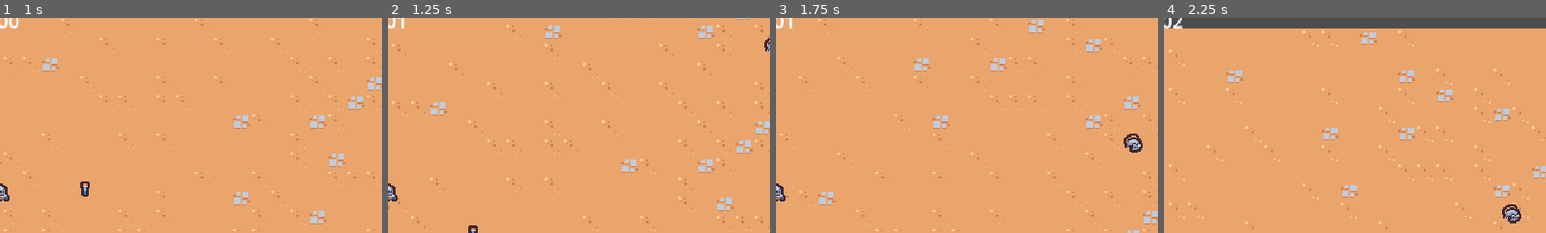
Above: before the commit, frames 1-4 (left to right).
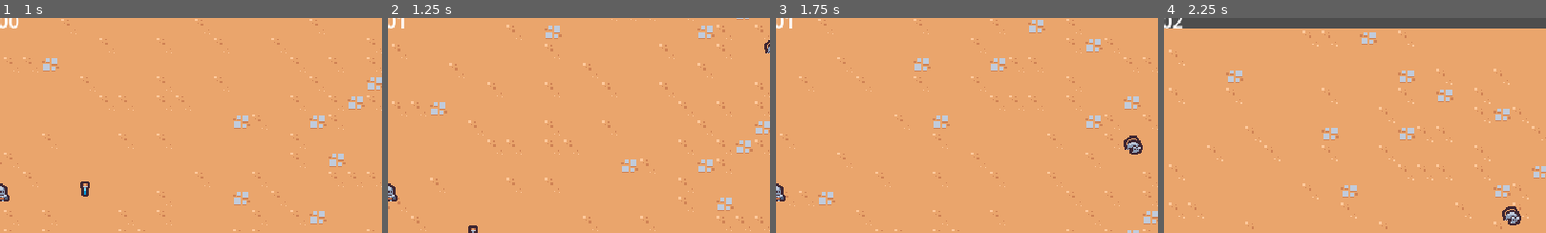
Above: after the commit, the same moments.

Repository: Yrainyw/2D-Survivors
Game: Godot game, scene res://Scenes/Main/Main.tscn
Two runs of this game, one before a commit and one after it. Both use one fixed random seed, a clock stepped at 60 frames per second and the inputs below.
Inputs:
- Up to frame 1 (1 s): hold W (move_up) from 0.53 s (still down)
- Up to frame 2 (1.25 s): keep holding W (move_up)
- Up to frame 3 (1.75 s): keep holding W (move_up)
- Up to frame 4 (2.25 s): release W (move_up) at 2.03 s; hold A (move_left) from 2.03 s (still down)
The pictures show only the part of the screen within x 50-100%, y 5-55%; the shares and areas given below are measured in that part.

Frame 1 is identical in both runs. In frame 2, less than 0.1% of the frame differs, in the area x 98-100%, y 9-17%; in frame 3, 0.3%; in frame 4, 0.3%, in the area x 88-94%, y 86-97%.

Commit message:
Experience Tracking

Diff:
--- /dev/null
+++ b/Scenes/AutoLoad/game_events.gd
@@ -0,0 +1,7 @@
+extends Node
+
+signal experience_vial_collected(number : float)
+
+
+func emit_experience_vial_collected(number : float):
+	experience_vial_collected.emit(number)
--- /dev/null
+++ b/Scenes/AutoLoad/game_events.tscn
@@ -0,0 +1,6 @@
+[gd_scene load_steps=2 format=3 uid="uid://lpghkcmv224j"]
+
+[ext_resource type="Script" path="res://Scenes/AutoLoad/game_events.gd" id="1_tcpxk"]
+
+[node name="GameEvents" type="Node"]
+script = ExtResource("1_tcpxk")
--- a/Scenes/GameObjects/ExperienceVial/experience_vial.gd
+++ b/Scenes/GameObjects/ExperienceVial/experience_vial.gd
@@ -6,4 +6,5 @@
 
 
 func on_area_entered(other_area : Area2D):
+	GameEvents.emit_experience_vial_collected(1)
 	queue_free()
--- a/Scenes/Main/Main.tscn
+++ b/Scenes/Main/Main.tscn
@@ -1,21 +1,26 @@
-[gd_scene load_steps=8 format=3 uid="uid://c5hhb7imq0sm1"]
+[gd_scene load_steps=9 format=3 uid="uid://c5hhb7imq0sm1"]
 
 [ext_resource type="PackedScene" uid="uid://hcfusksc34fp" path="res://Scenes/GameObjects/GameCamera/game_camera.tscn" id="1_6eiq3"]
 [ext_resource type="PackedScene" uid="uid://bo1vhskiccjol" path="res://Scenes/GameObjects/Player/Player.tscn" id="1_idy8o"]
 [ext_resource type="PackedScene" uid="uid://bv2o2l7c6l7fj" path="res://Scenes/UI/arena_time_ui.tscn" id="1_k7imk"]
 [ext_resource type="TileSet" uid="uid://dgnlw4oxwgme1" path="res://Scenes/Resources/Tile_set.tres" id="1_rxuy1"]
 [ext_resource type="PackedScene" uid="uid://bro4104jjdpuy" path="res://Scenes/Manager/arena_time_manager.tscn" id="2_evqh8"]
+[ext_resource type="PackedScene" uid="uid://dqjrwkjc542h8" path="res://Scenes/Manager/experience_manager.tscn" id="4_i6byl"]
 [ext_resource type="PackedScene" uid="uid://b56yewiuv6joh" path="res://Scenes/Manager/enemy_manager.tscn" id="4_vmmma"]
 [ext_resource type="PackedScene" uid="uid://cnkfdwyh8l81m" path="res://Scenes/GameObjects/ExperienceVial/experience_vial.tscn" id="7_2lm8a"]
 
 [node name="Main" type="Node"]
+
+[node name="GameCamera" parent="." instance=ExtResource("1_6eiq3")]
 
 [node name="ArenaTimeUI" parent="." node_paths=PackedStringArray("arena_timer_manager") instance=ExtResource("1_k7imk")]
 arena_timer_manager = NodePath("../ArenaTimeManager")
 
 [node name="ArenaTimeManager" parent="." instance=ExtResource("2_evqh8")]
 
-[node name="GameCamera" parent="." instance=ExtResource("1_6eiq3")]
+[node name="EnemyManager" parent="." instance=ExtResource("4_vmmma")]
+
+[node name="ExperienceManager" parent="." instance=ExtResource("4_i6byl")]
 
 [node name="TileMap" type="TileMap" parent="."]
 tile_set = ExtResource("1_rxuy1")
@@ -24,8 +29,6 @@
 
 [node name="Player" parent="." instance=ExtResource("1_idy8o")]
 position = Vector2(574, 378)
-
-[node name="EnemyManager" parent="." instance=ExtResource("4_vmmma")]
 
 [node name="ExperienceVial" parent="." instance=ExtResource("7_2lm8a")]
 position = Vector2(478, 338)
--- /dev/null
+++ b/Scenes/Manager/experience_manager.gd
@@ -0,0 +1,16 @@
+extends Node
+
+var current_experience = 0
+
+
+func _ready():
+	GameEvents.experience_vial_collected.connect(on_experience_vial_collected)
+
+
+func increment_experience(number : float):
+	current_experience += number
+	print(current_experience)
+
+
+func on_experience_vial_collected(number : float):
+	increment_experience(number)
--- /dev/null
+++ b/Scenes/Manager/experience_manager.tscn
@@ -0,0 +1,6 @@
+[gd_scene load_steps=2 format=3 uid="uid://dqjrwkjc542h8"]
+
+[ext_resource type="Script" path="res://Scenes/Manager/experience_manager.gd" id="1_chp8x"]
+
+[node name="ExperienceManager" type="Node"]
+script = ExtResource("1_chp8x")
--- a/project.godot
+++ b/project.godot
@@ -14,6 +14,10 @@
 run/main_scene="res://Scenes/Main/Main.tscn"
 config/features=PackedStringArray("4.0", "Forward Plus")
 config/icon="res://icon.svg"
+
+[autoload]
+
+GameEvents="*res://Scenes/AutoLoad/game_events.tscn"
 
 [debug]
 
